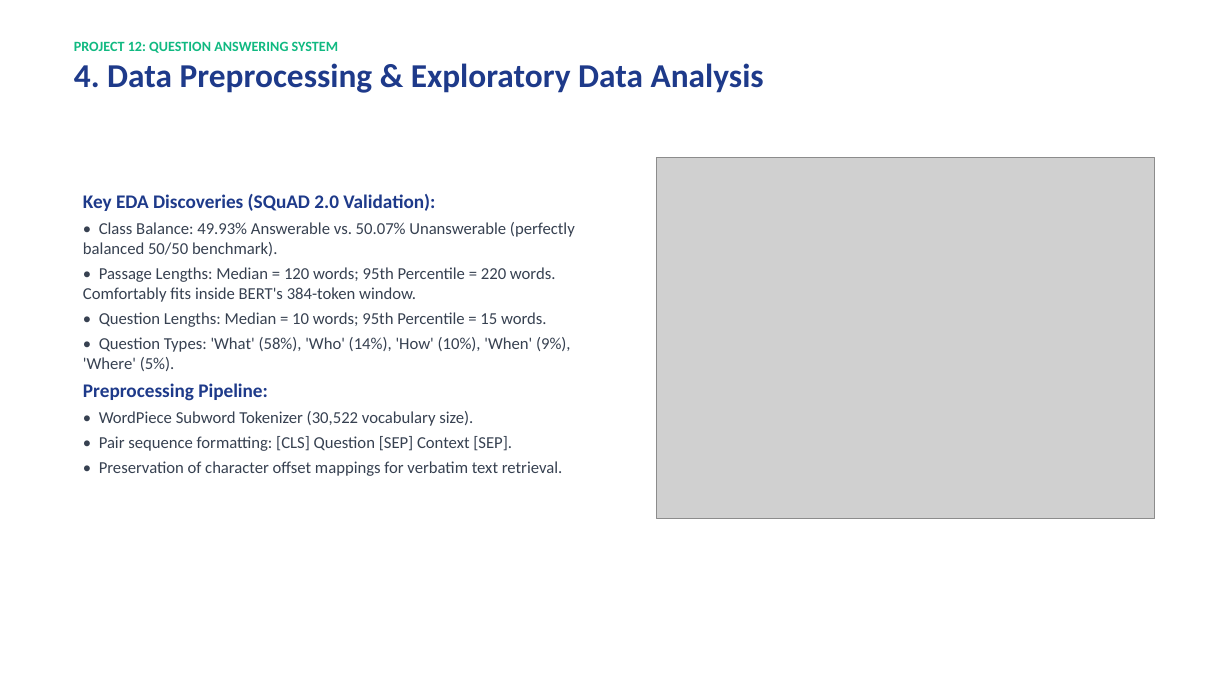
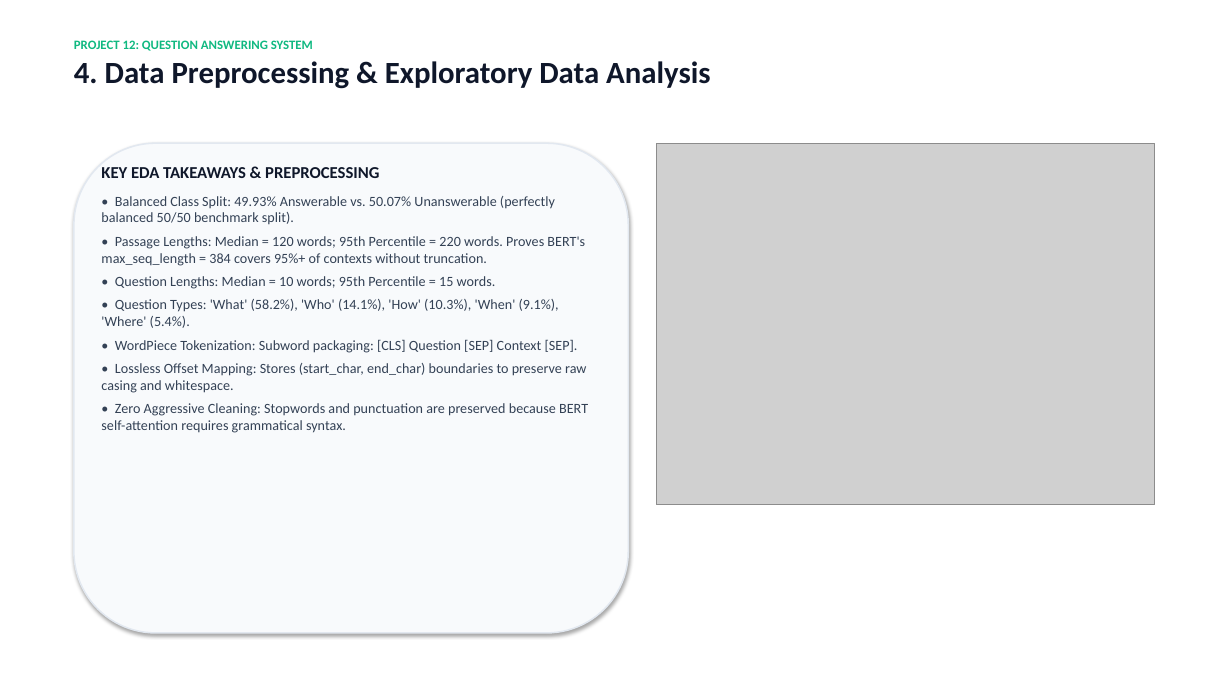
Before and after one commit to akash77007/NLP_Question-Answering-System, a slide deck: slide 5 of docs/Project_12_Presentation.pptx. Drawn at 1232x693 pixels with LibreOffice and Linux fonts; fonts in the diff are those of the drawing; grey boxes stand for pictures. Boxes give left, top, right and bottom in pixels: in the first picture for what was removed or moved away, otherwise in the second. Text is boxed around its words. In the diff, an @@ line names an element or a change of style, - is before the commit and + after.

Commit message:
docs: refine presentation and academic report with executive cards, native tables, and screenshot placeholders

```diff
--- a/docs/Project_12_Presentation.pptx
+++ b/docs/Project_12_Presentation.pptx
@@ text "PROJECT 12: QUESTION ANSWERING SYSTEM" at box(74, 40, 710, 89): size 11 to 10 pt in "PROJECT 12: QUESTION ANSWERING SYSTEM"; size 26 to 24 pt, text colour #1E3A8A to #0F172A in "4. Data Preprocessing & Exploratory Data Analysis" @@
@@ rounded rectangle added at box(74, 143, 628, 633), fill #F8FAFC, outline #E2E8F0 1.2 pt @@
@@ picture: place and size @@
-picture at box(656, 157, 1155, 518)
+picture at box(656, 143, 1155, 505)
@@ text "KEY EDA TAKEAWAYS & PREPROCESSING": place and size @@
-text "KEY EDA TAKEAWAYS & PREPROCESSING" at box(83, 194, 575, 476)
+text "KEY EDA TAKEAWAYS & PREPROCESSING" at box(101, 167, 588, 433)
@@ text at box(101, 167, 585, 266): text changed; size 13 to 11 pt; text colour #374151 to #334155 @@
-Key EDA Discoveries (SQuAD 2.0 Validation):
-• Class Balance: 49.93% Answerable vs. 50.07% Unanswerable (perfectly balanced 50/50 benchmark).
-• Passage Lengths: Median = 120 words; 95th Percentile = 220 words. Comfortably fits inside BERT's 384-token window.
+KEY EDA TAKEAWAYS & PREPROCESSING
+• Balanced Class Split: 49.93% Answerable vs. 50.07% Unanswerable (perfectly balanced 50/50 benchmark split).
+• Passage Lengths: Median = 120 words; 95th Percentile = 220 words. Proves BERT's max_seq_length = 384 covers 95%+ of contexts without truncation.
@@ text at box(101, 299, 588, 433): text changed; size 13 to 11 pt; text colour #374151 to #334155 @@
-• Question Types: 'What' (58%), 'Who' (14%), 'How' (10%), 'When' (9%), 'Where' (5%).
-Preprocessing Pipeline:
-• WordPiece Subword Tokenizer (30,522 vocabulary size).
-• Pair sequence formatting: [CLS] Question [SEP] Context [SEP].
-• Preservation of character offset mappings for verbatim text retrieval.
+• Question Types: 'What' (58.2%), 'Who' (14.1%), 'How' (10.3%), 'When' (9.1%), 'Where' (5.4%).
+• WordPiece Tokenization: Subword packaging: [CLS] Question [SEP] Context [SEP].
+• Lossless Offset Mapping: Stores (start_char, end_char) boundaries to preserve raw casing and whitespace.
+• Zero Aggressive Cleaning: Stopwords and punctuation are preserved because BERT self-attention requires grammatical syntax.
@@ text at box(115, 276, 496, 289): size 13 to 11 pt, text colour #374151 to #334155 in "• Question Lengths: Median = 10 words; ..."; more space between paragraphs @@
```
Also in this commit, not shown: 6 other slides changed, 3 slides added, 3 slides removed, 2 other files.
